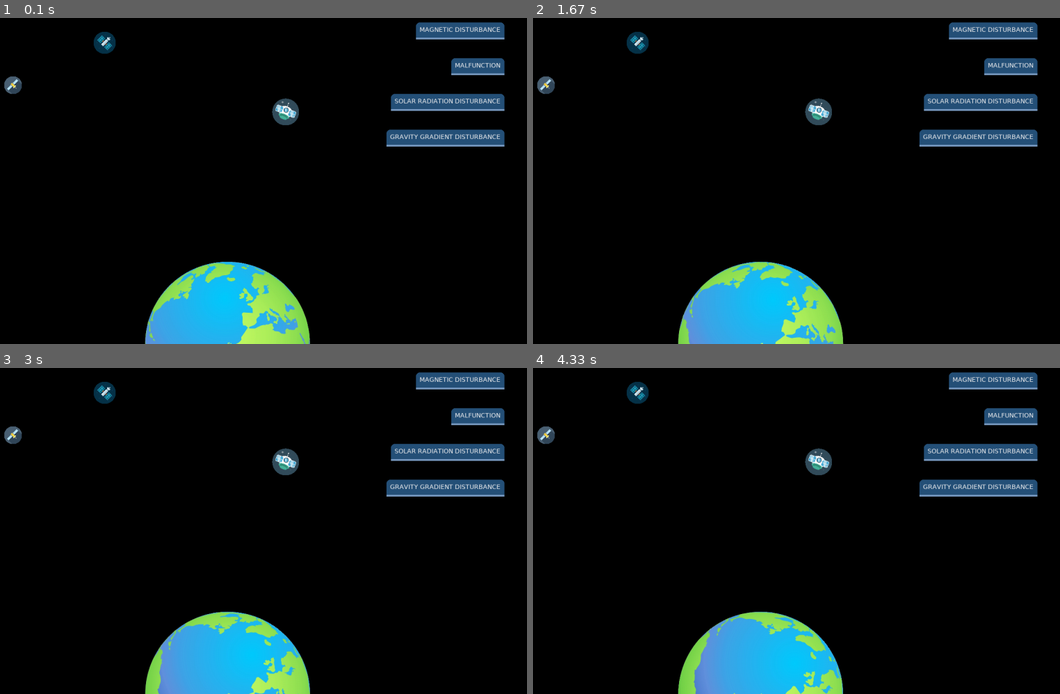
Above: before the commit, frames 1-4 (two rows, left to right).
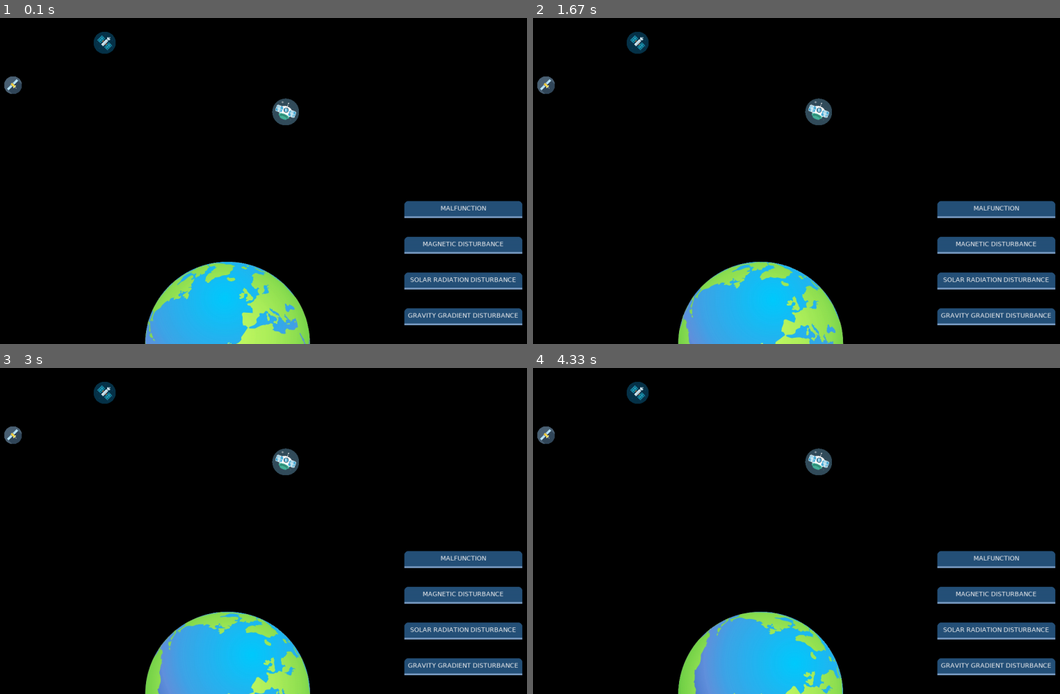
Above: after the commit, the same moments.

Repository: WesselOost/SatelliteSimulation2D
Game: pygame game, started from SatelliteSimulation/main.py
Same seed, same stepped clock (60 frames per second), same inputs: the game is played once before the commit and once after it.
Inputs:
- Up to frame 1 (0.1 s): no input
- Up to frame 2 (1.67 s): no input
- Up to frame 3 (3 s): no input
- Up to frame 4 (4.33 s): no input

The runs differ from the first frame. In frame 1, 8.6% of the frame differs, in the area x 73-100%, y 1-95%; in frame 2, 8.6%; in frame 3, 8.6%; in frame 4, 8.6%.

Commit message:
make buttons same with + new button position

Diff:
--- a/SatelliteSimulation/pygame_button.py
+++ b/SatelliteSimulation/pygame_button.py
@@ -40,6 +40,8 @@
     def __init__(self, button_text: str, font_size: int, x=0, y=0):
         self.__state = "released"
         self.__new_click_event = False
+        self.x = x
+        self.y = y
 
         # init button text
         font = pygame.font.SysFont("Verdana", font_size)
@@ -47,22 +49,21 @@
         self.__text = button_text
         self.__text_surface = font.render(button_text, antialias, LIGHT_GREY)
         offset = self.__text_surface.get_height()
-        self.__text_offset = offset // 2
 
-        self.width = self.__text_surface.get_width() + offset
-        self.x = x
-        self.y = y
+        self.__width = self.__text_surface.get_width() + offset
+        self.__text_offset_x = (self.__width - self.__text_surface.get_width()) // 2
+        self.__text_offset_y = offset // 2
 
         # init button body
         self.__body_height = self.__text_surface.get_height() + offset
-        self.__body = pygame.Rect(x, y, self.width, self.__body_height)
+        self.__body = pygame.Rect(x, y, self.__width, self.__body_height)
 
         # init button border
         self.__bottom_border_height = self.__body_height / 8
         self.__bottom_border_color = LIGHT_BLUE
-        self.__bottom_border = pygame.Rect(x, self.__body_height + y, self.width, self.__bottom_border_height)
+        self.__bottom_border = pygame.Rect(x, self.__body_height + y, self.__width, self.__bottom_border_height)
 
-        self.height = self.__body_height + self.__bottom_border_height
+        self.__height = self.__body_height + self.__bottom_border_height
 
     # ----------------------------------------------------------------------- #
     #  SUBSECTION: Getter/Setter
@@ -74,6 +75,18 @@
         self.__body.y = new_y
         self.__bottom_border.x = new_x
         self.__bottom_border.y = new_y + self.__body_height
+
+    def set_width(self, new_width):
+        self.__width = new_width
+        self.__body.width = new_width
+        self.__bottom_border.width = new_width
+        self.__text_offset_x = (self.__width - self.__text_surface.get_width()) // 2
+
+    def get_width(self) -> int:
+        return self.__width
+
+    def get_height(self) -> int:
+        return self.__height
 
     def get_text(self) -> str:
         return self.__text
@@ -119,7 +132,7 @@
         pygame.draw.rect(surface, BLUE, self.__body, 0, 0, corner_arch, corner_arch)
 
     def __draw_text(self, surface):
-        surface.blit(self.__text_surface, (self.x + self.__text_offset, self.__body.y + self.__text_offset))
+        surface.blit(self.__text_surface, (self.x + self.__text_offset_x, self.__body.y + self.__text_offset_y))
 
     def __pressed_and_state_is_hovered(self, mouse_position) -> bool:
         return self.__mouse_collide_with_button(mouse_position) and \
--- a/SatelliteSimulation/view.py
+++ b/SatelliteSimulation/view.py
@@ -23,7 +23,7 @@
 BACKGROUND_COLOR = (0, 0, 0)
 FONT_SIZE = 14
 FRAMERATE = 60
-EARTH_IMG = pygame.image.load(os.path.join(ABSOLUTE_PATH,"Assets", "earth.png"))
+EARTH_IMG = pygame.image.load(os.path.join(ABSOLUTE_PATH, "Assets", "earth.png"))
 EARTH_SCALE = 0.4
 
 
@@ -49,7 +49,7 @@
         self.__simulation_started = False
 
         offset = height // 10
-        self.__init_buttons(offset, width)
+        self.__init_buttons(offset, width, height)
 
     # ----------------------------------------------------------------------- #
     #  SUBSECTION: Getter/Setter
@@ -63,8 +63,12 @@
         self.__surface.fill(BACKGROUND_COLOR)
         self.rotate_and_draw_earth()
 
-        for satellite in satellites:
-            self.__draw_satellite(satellite)
+        if satellites:
+            for satellite in satellites:
+                self.__draw_satellite(satellite)
+        else:
+            # TODO raise Exception
+            print()
 
         for button in self.__buttons:
             button.draw(self.__surface)
@@ -79,20 +83,19 @@
     # ----------------------------------------------------------------------- #
     #  SUBSECTION: Private Methods
     # ----------------------------------------------------------------------- #
-    def __init_buttons(self, offset, width):
-        self.__buttons = [Button(button_text="MAGNETIC DISTURBANCE", font_size=FONT_SIZE),
-                          Button(button_text="MALFUNCTION", font_size=FONT_SIZE),
+    def __init_buttons(self, offset, width, height):
+        self.__buttons = [Button(button_text="GRAVITY GRADIENT DISTURBANCE", font_size=FONT_SIZE),
                           Button(button_text="SOLAR RADIATION DISTURBANCE", font_size=FONT_SIZE),
-                          Button(button_text="GRAVITY GRADIENT DISTURBANCE", font_size=FONT_SIZE)]
+                          Button(button_text="MAGNETIC DISTURBANCE", font_size=FONT_SIZE),
+                          Button(button_text="MALFUNCTION", font_size=FONT_SIZE)]
 
-        # todo make buttons same width
+        max_button_width = max(button.get_width() for button in self.__buttons)
+        new_button_x = width - max_button_width - offset // 2
+
         for i, button in enumerate(self.__buttons):
-            new_x = width - button.width - offset
-            new_y = offset
-            if i != 0:
-                previous_button = self.__buttons[i - 1]
-                new_y += previous_button.y
-            button.set_position(new_x, new_y)
+            button.set_width(max_button_width)
+            new_button_y = (height - offset) if i == 0 else (self.__buttons[i - 1].y - offset)
+            button.set_position(new_button_x, new_button_y)
 
     def __start_simulation_loop(self):
         clock = pygame.time.Clock()
